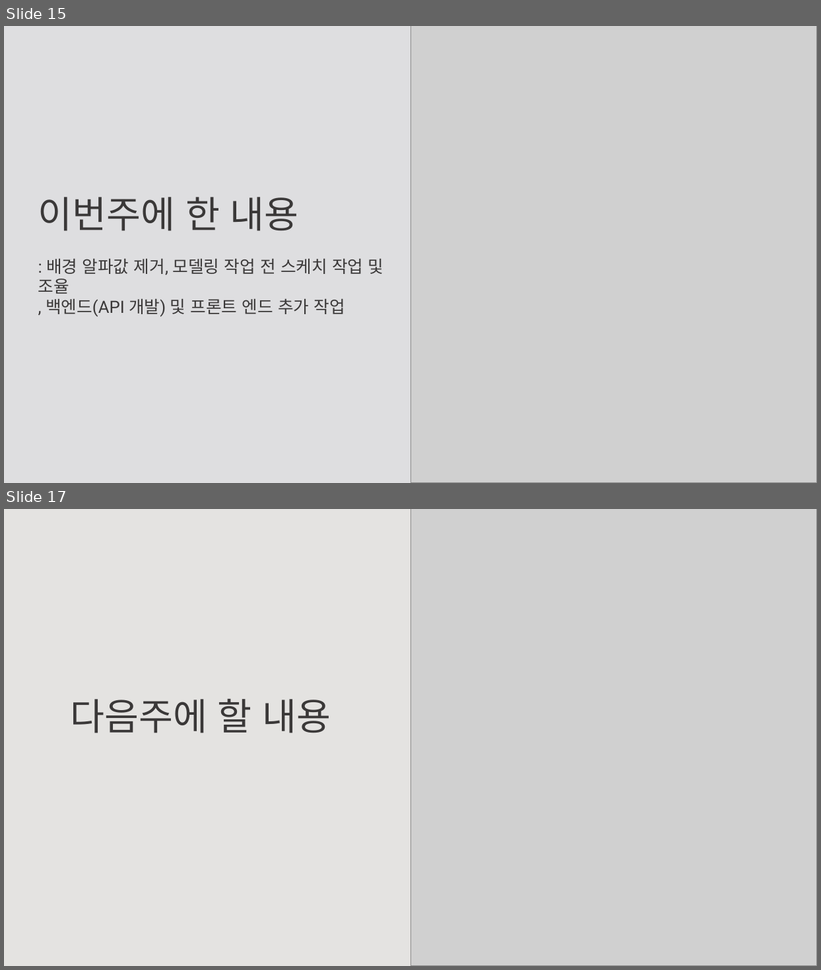
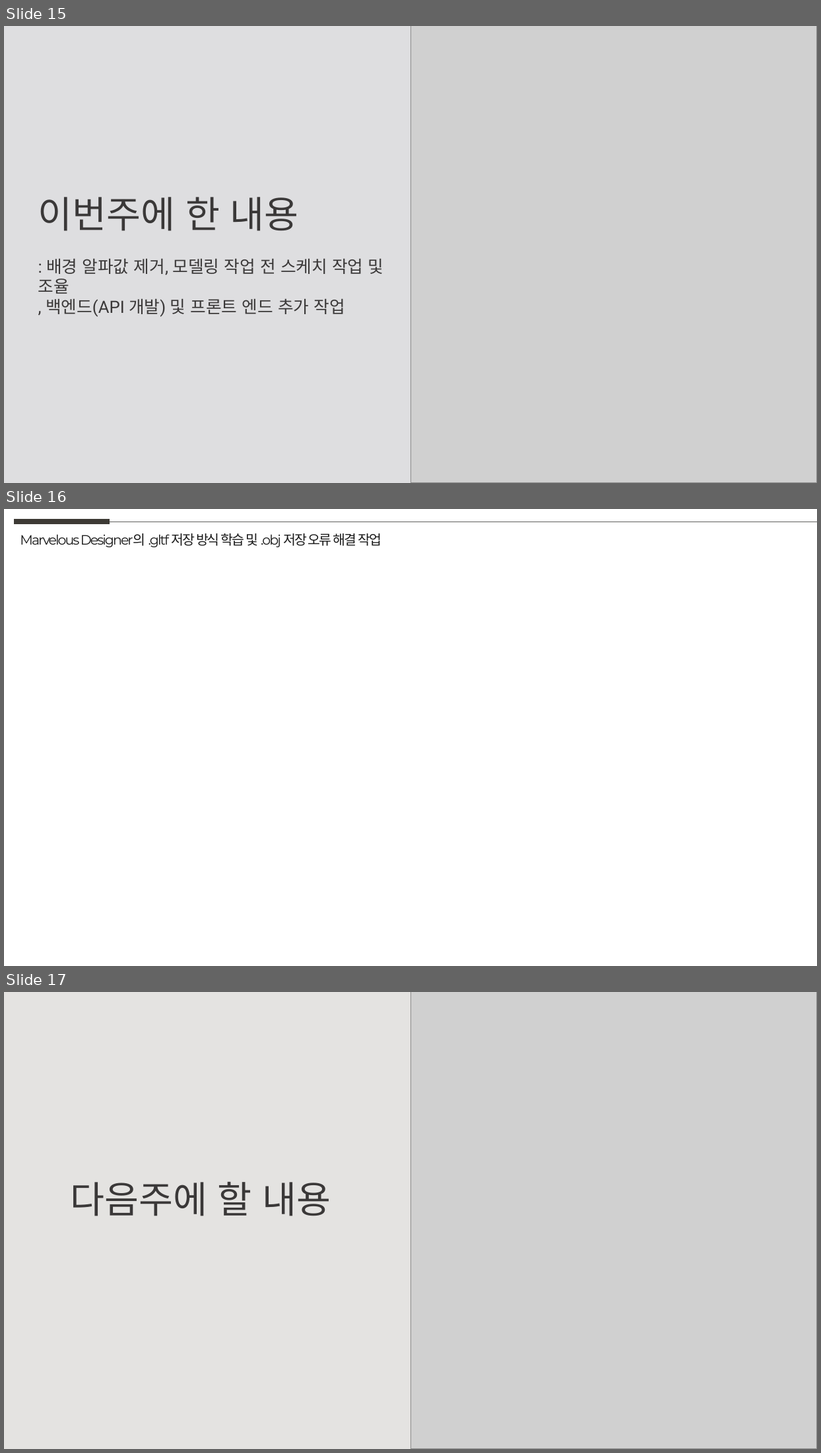
Before and after one commit to weaknessHero/Project_AvatarS, a slide deck: 발표자료/업데이트/LJJppt.pptx. Shown one above the other, each under a label of ours: slides 15 and 17 before the commit, slides 15, 16 and 17 after it; the slides between them are not shown. The pictures are 821x970 and 821x1453 pixels, drawn with LibreOffice and Linux fonts; fonts in the diff are those of the drawing; grey boxes stand for pictures. Boxes give left, top, right and bottom in pixels: in the first picture for what was removed or moved away, otherwise in the second. Text is boxed around its words. In the diff, an @@ line names an element or a change of style, - is before the commit and + after.

```diff
--- a/발표자료/업데이트/LJJppt.pptx
+++ b/발표자료/업데이트/LJJppt.pptx
@@ slide 16 added at (4,509,817,966), background #FFFFFF @@
@@ line added from (15, 522) to (110, 522), #3D3A35 6 pt @@
@@ line added from (110, 522) to (817, 522), #5F5F5D 0.5 pt @@
@@ text added at (20,533,382,547), 16 pt, text #181818 @@
+Marvelous Designer의 .gltf 저장 방식 학습 및 .obj 저장 오류 해결 작업
```
Also in this commit, not shown: 1 slide removed.
